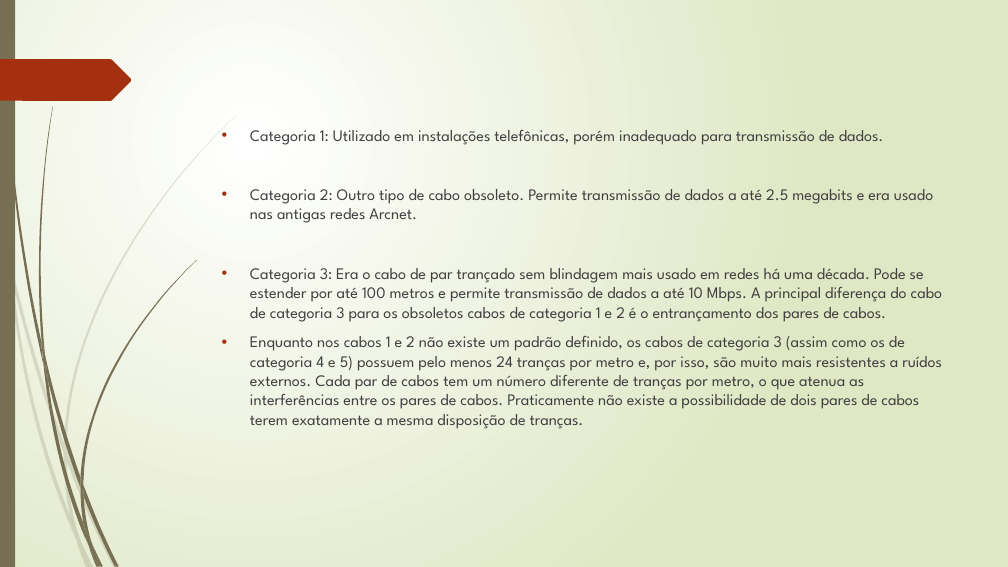
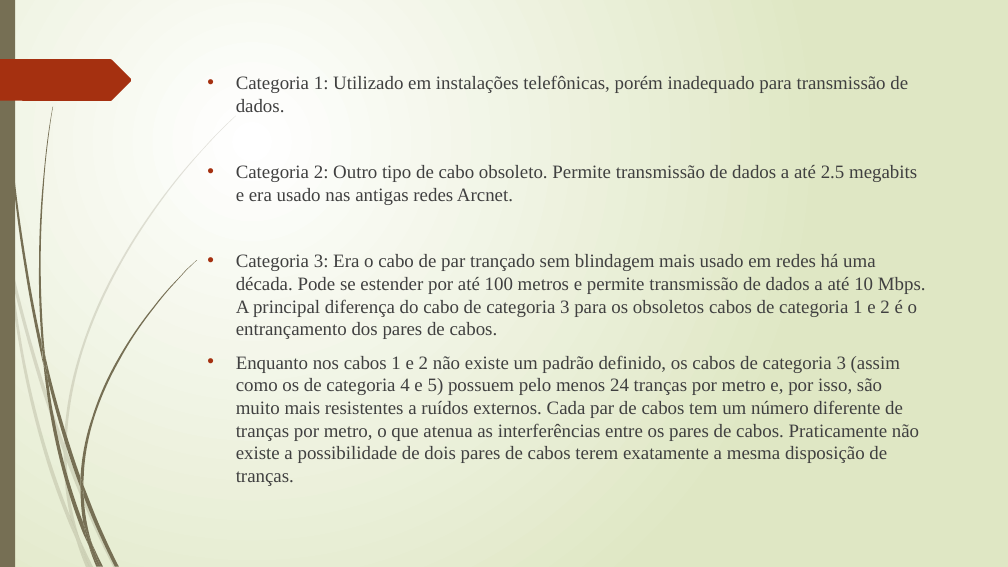
Before and after one commit to paulorenatofernandesmorgado/paulo, a slide deck: slide 11 of Tipos de redes trabalho paulomorgado.pptx (slide 10 before the commit). Drawn at 1008x567 pixels with LibreOffice and Linux fonts; fonts in the diff are those of the drawing. Boxes give left, top, right and bottom in pixels: in the first picture for what was removed or moved away, otherwise in the second. Text is boxed around its words. In the diff, an @@ line names an element or a change of style, - is before the commit and + after.

```diff
--- a/Tipos de redes trabalho paulomorgado.pptx
+++ b/Tipos de redes trabalho paulomorgado.pptx
@@ text "Categoria 1: Utilizado em instalações ..." moved from (x1=250, y1=130, x2=943, y2=429) to (x1=236, y1=75, x2=926, y2=486) @@
@@ text "Categoria 1: Utilizado em instalações ..." at (x1=236, y1=75, x2=926, y2=486): size 15.3 to 18 pt, font League Spartan to Times New Roman @@
```
Also in this commit, not shown: 16 other slides changed, 1 slide added, 1 other file.
